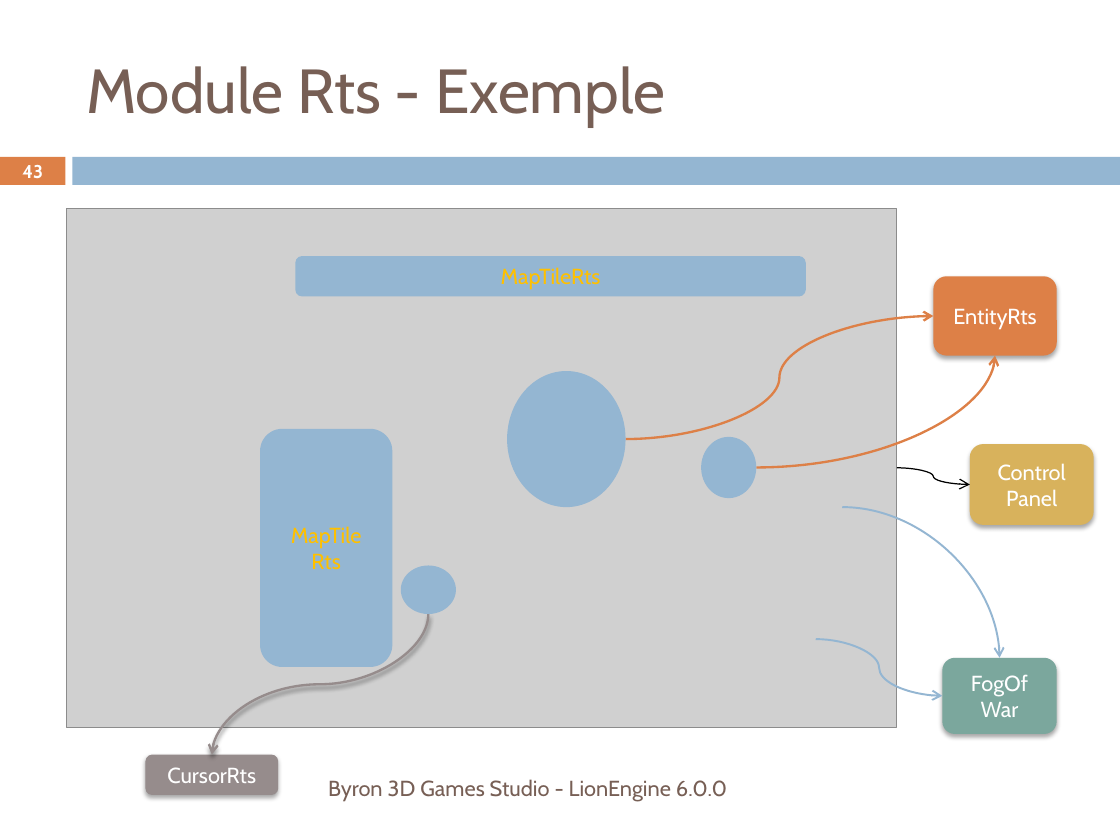
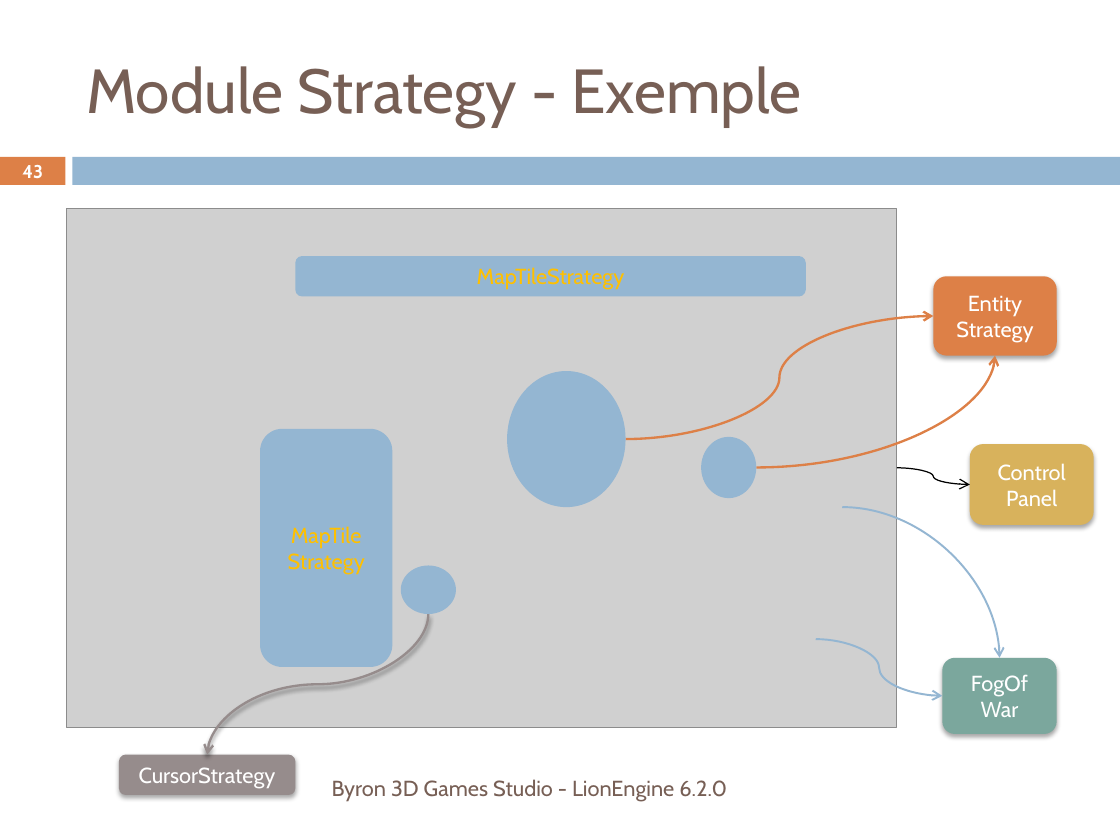
Before and after one commit to b3dgs/lionengine, a slide deck: slide 43 of doc/src/lionengine.pptx. Drawn at 1120x840 pixels with LibreOffice and Linux fonts; fonts in the diff are those of the drawing; grey boxes stand for pictures. Boxes give left, top, right and bottom in pixels: in the first picture for what was removed or moved away, otherwise in the second. Text is boxed around its words. In the diff, an @@ line names an element or a change of style, - is before the commit and + after.

```diff
--- a/doc/src/lionengine.pptx
+++ b/doc/src/lionengine.pptx
@@ title at <box>86,66,802,128</box>: text changed @@
-Module Rts - Exemple
+Module Strategy - Exemple
@@ text in rounded rectangle at <box>477,267,625,290</box>: text changed @@
-MapTileRts
+MapTileStrategy
@@ text in rounded rectangle at <box>956,295,1033,343</box>: text changed @@
-EntityRts
+Entity
+Strategy
@@ text in rounded rectangle at <box>288,553,365,575</box>: text changed @@
-Rts
+Strategy
@@ curved arrow moved from (428, 614) - (212, 755) to (428, 614) - (207, 755) @@
@@ rounded rectangle "CursorStrategy": place and size @@
-rounded rectangle "CursorStrategy" at <box>146,755,279,795</box>
+rounded rectangle "CursorStrategy" at <box>119,755,295,795</box>
@@ text in rounded rectangle at <box>139,767,276,788</box>: text changed @@
-CursorRts
+CursorStrategy
@@ text at <box>332,779,727,801</box>: text changed @@
-Byron 3D Games Studio - LionEngine 6.0.0
+Byron 3D Games Studio - LionEngine 6.2.0
```
Also in this commit, not shown: 48 other slides changed.
